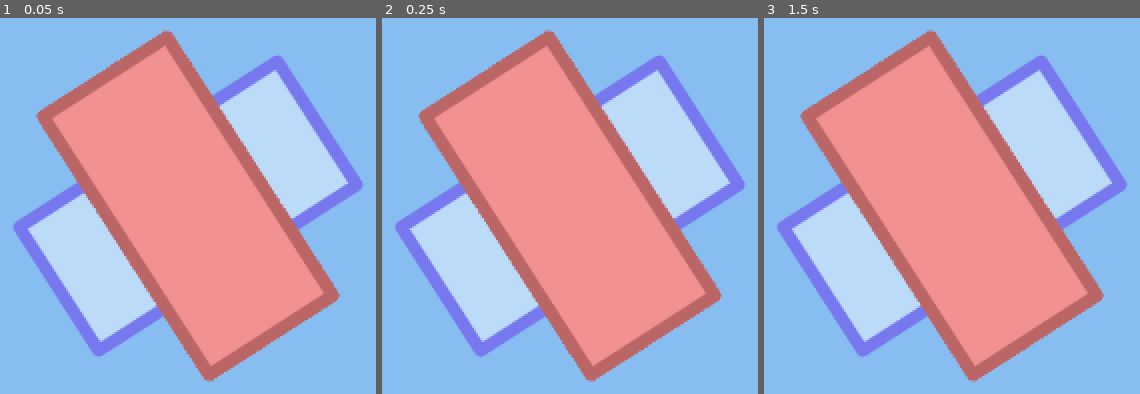
Above: before the commit, frames 1-3 (left to right).
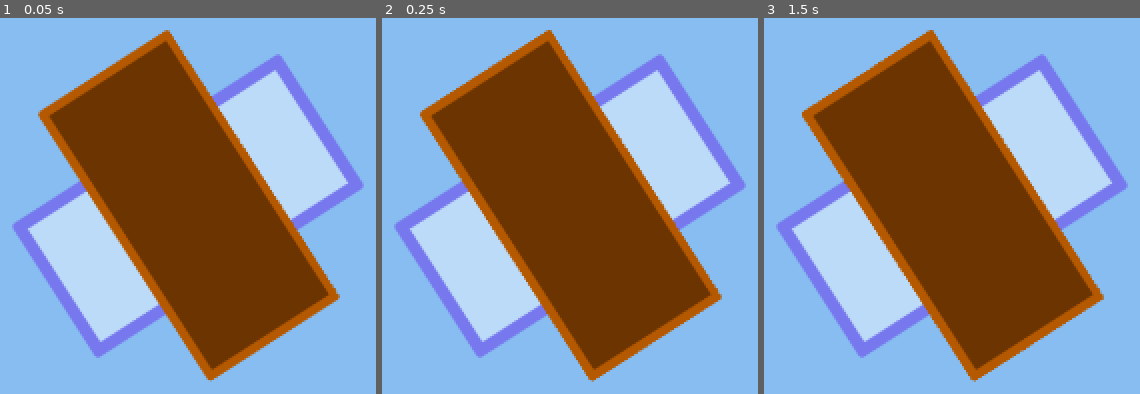
Above: after the commit, the same moments.

Repository: Empika1/flying-triangles
Game: Godot game, scene res://node.tscn
The game is run twice, just before and just after one commit, with the same random seed, the same clock (stepped at 60 frames per second) and the same inputs.
Inputs:
- Up to frame 1 (0.05 s): no input
- Up to frame 2 (0.25 s): no input
- Up to frame 3 (1.5 s): tap Enter at 0.5 s; tap Space at 1.25 s

The runs differ from the first frame. In frame 1, 36% of the frame differs, in the area x 9-91%, y 3-97%; in frame 2, 36%; in frame 3, 36%.

Commit message:
more rendering stuff

Diff:
--- a/box.gdshader
+++ b/box.gdshader
@@ -32,14 +32,14 @@
     uint customData0 = uint(int(customData[0]) + 2048);
     uint customData1 = uint(int(customData[1]) + 2048);
     uint customData2 = uint(int(customData[2]) + 2048);
-    //uint customData3 = uint(int(customData[3]) + 2048);
+    uint customData3 = uint(int(customData[3]) + 2048);
 
     vec2 size = vec2(customColor[0], customColor[1]);
     vec2 center = vec2(customColor[2], customColor[3]);
-    uint cornerRadiusIndex = customData0 >> 4u;
-    uint borderThicknessIndex = customData0 & 0xfu;
-    uint insideColorIndex = customData1;
-    uint borderColorIndex = customData2;
+    uint cornerRadiusIndex = customData0;
+    uint borderThicknessIndex = customData1;
+    uint insideColorIndex = customData2;
+    uint borderColorIndex = customData3;
 
     vec4 outsideColor = vec4(0);
     vec4 borderColor = colorsGlobal[borderColorIndex];
@@ -61,4 +61,6 @@
     } else {
         COLOR = insideColor;
     }
+
+    // COLOR = vec4(float(cornerRadiusIndex) / 10000., 0., 0., 1.);
 }
--- a/position_multimesh.gd
+++ b/position_multimesh.gd
@@ -115,7 +115,7 @@
 # size: 32 bytes | center: 32 bytes | corner radius index : 4 bytes | border thickness index: 4 bytes | inside color index : 8 bytes | border color index : 8 bytes
 func packDataToColors(size: Vector2, center: Vector2, cornerRadiusIndex: int, borderThicknessIndex: int, insideColorIndex: int, borderColorIndex: int, out: Array[Color]) -> void:
     out[0] = Color(size.x, size.y, center.x, center.y);
-    out[1] = Color(packIntToHalf(cornerRadiusIndex << 4 + borderThicknessIndex), packIntToHalf(insideColorIndex), packIntToHalf(borderColorIndex), 0);
+    out[1] = Color(packIntToHalf(cornerRadiusIndex), packIntToHalf(borderThicknessIndex), packIntToHalf(insideColorIndex), packIntToHalf(borderColorIndex));
 
 #render data
 class RenderLayer extends RefCounted:
@@ -130,7 +130,6 @@
     var borderThicknessIndices: Array[int]
     var insideColorIndices: Array[int]
     var borderColorIndices: Array[int]
-    var visibleCount: int = 0
 
     func _init(mmi_: MultiMeshInstance2D, outer_) -> void:
         outer = outer_
@@ -145,12 +144,29 @@
         insideColorIndices.resize(count)
         borderColorIndices.resize(count)
 
+    var renderSpot: int = 0
+    func addRenderObject(size: Vector2, rotation: float, pos: Vector2, center: Vector2, cornerRadiusIndex: int, borderThicknessIndex: int, insideColorIndex: int, borderColorIndex: int) -> void:
+        assert(renderSpot < mmi.multimesh.instance_count, "can't render this many objects")
+
+        sizes[renderSpot] = size
+        rotations[renderSpot] = rotation
+        poses[renderSpot] = pos
+        centers[renderSpot] = center
+        cornerRadiusIndices[renderSpot] = cornerRadiusIndex
+        borderThicknessIndices[renderSpot] = borderThicknessIndex
+        insideColorIndices[renderSpot] = insideColorIndex
+        borderColorIndices[renderSpot] = borderColorIndex
+        renderSpot += 1
+
+    func resetRenderObjects() -> void:
+        renderSpot = 0
+
     static var packedColors: Array[Color]
     static func _static_init() -> void:
         packedColors.resize(2)
 
     func render() -> void:
-        for i in range(mmi.multimesh.instance_count):
+        for i in range(renderSpot):
             var transform_ := Transform2D()
             transform_ = transform_.rotated_local(rotations[i])
             transform_ = transform_.scaled_local(sizes[i])
@@ -170,35 +186,10 @@
 
 var packedColors: Array[Color] = [Color(), Color()] # allocated once, used in process
 func _process(_delta: float) -> void:
-    for i in range(bgal.mmi.multimesh.instance_count):
-        bgal.sizes[i] = Vector2(128, 256)
-        bgal.rotations[i] = 1
-        bgal.poses[i] = Vector2(640, 360)
-        bgal.centers[i] = Vector2(64, 128)
-        bgal.cornerRadiusIndices[i] = 0
-        bgal.borderThicknessIndices[i] = borderThicknessNames.BUILD
-        bgal.insideColorIndices[i] = colorNames.BUILD_INSIDE
-        bgal.borderColorIndices[i] = colorNames.BUILD_BORDER
+    bgal.resetRenderObjects()
+    bgal.addRenderObject(Vector2(128, 256), 1, Vector2(640, 360), Vector2(64, 128), cornerRadiusNames.BUILD, borderThicknessNames.BUILD, colorNames.BUILD_INSIDE, colorNames.BUILD_BORDER)
 
-    for i in range(ol.mmi.multimesh.instance_count):
-        ol.sizes[i] = Vector2(256, 128)
-        ol.rotations[i] = 1
-        ol.poses[i] = Vector2(640, 360)
-        ol.centers[i] = Vector2(128, 64)
-        ol.cornerRadiusIndices[i] = 0
-        ol.borderThicknessIndices[i] = borderThicknessNames.BUILD
-        ol.insideColorIndices[i] = colorNames.GOAL_INSIDE
-        ol.borderColorIndices[i] = colorNames.GOAL_BORDER
-
-    for i in range(iajl.mmi.multimesh.instance_count):
-        iajl.sizes[i] = Vector2(128, 256)
-        iajl.rotations[i] = 1
-        iajl.poses[i] = Vector2(640, 360)
-        iajl.centers[i] = Vector2(64, 128)
-        iajl.cornerRadiusIndices[i] = 0
-        iajl.borderThicknessIndices[i] = borderThicknessNames.BUILD
-        iajl.insideColorIndices[i] = colorNames.BUILD_INSIDE
-        iajl.borderColorIndices[i] = colorNames.BUILD_BORDER
+    ol.addRenderObject(Vector2(256, 126), 1, Vector2(640, 360), Vector2(128, 64), cornerRadiusNames.WOOD, borderThicknessNames.WOOD, colorNames.WOOD_INSIDE, colorNames.WOOD_BORDER)
 
     bgal.render()
     ol.render()
